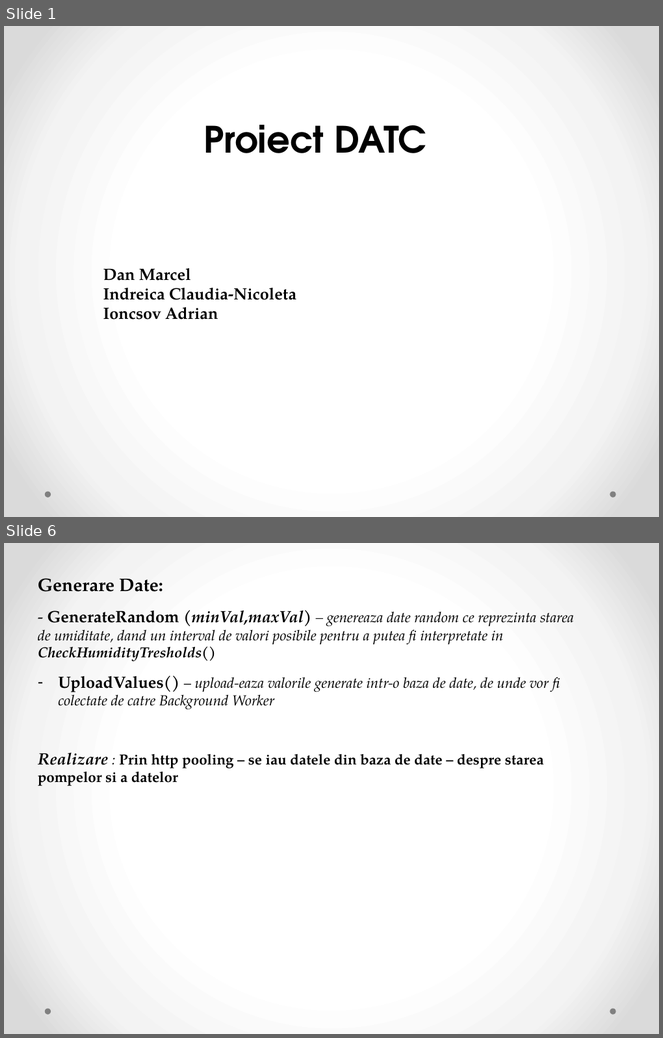
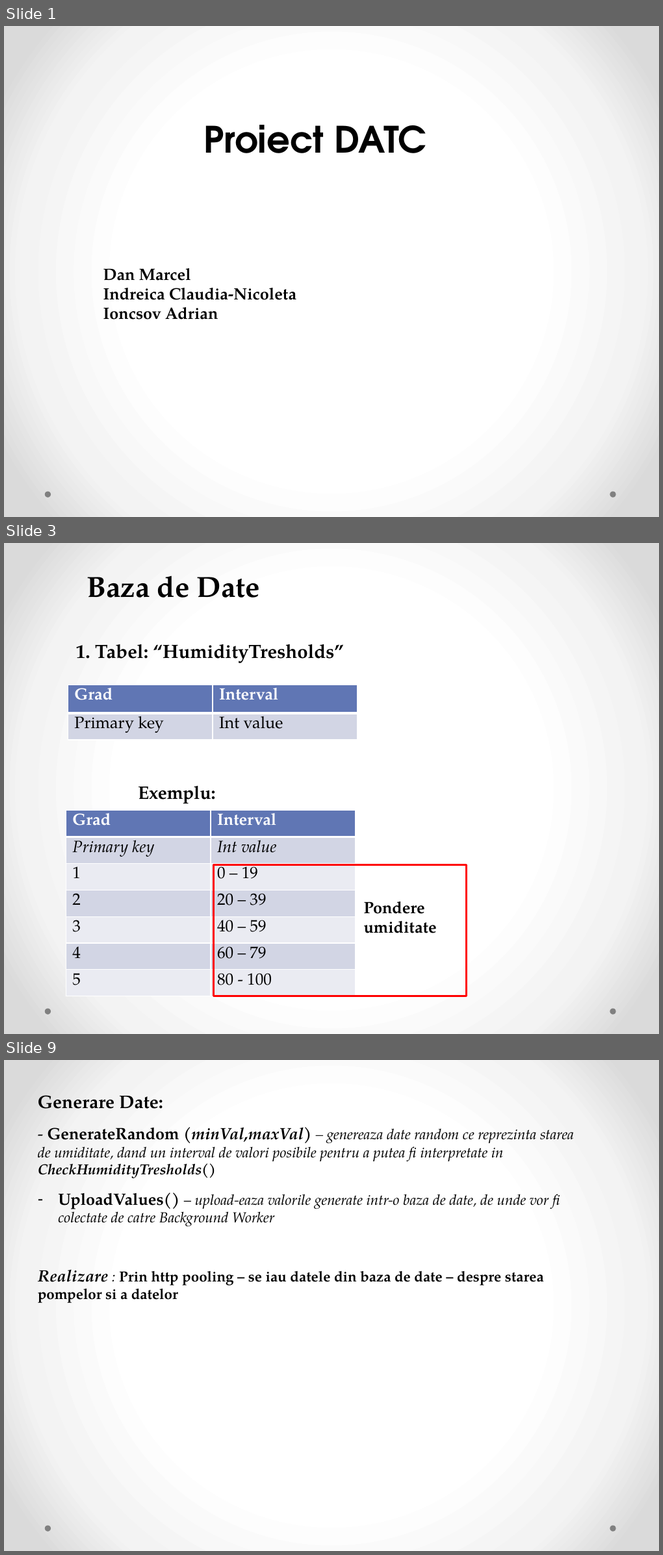
Before and after one commit to diercan/DATC-2018, a slide deck: Indreica_Claudia-Nicoleta/Proiect_Datc/ProiectDATC.pptx. Shown one above the other, each under a label of ours: slides 1 and 6 before the commit, slides 1, 3 and 9 after it; the slides between them are not shown. The pictures are 663x1038 and 663x1555 pixels, drawn with LibreOffice and Linux fonts; fonts in the diff are those of the drawing. Boxes give left, top, right and bottom in pixels: in the first picture for what was removed or moved away, otherwise in the second. Text is boxed around its words. In the diff, an @@ line names an element or a change of style, - is before the commit and + after.

```diff
--- a/Indreica_Claudia-Nicoleta/Proiect_Datc/ProiectDATC.pptx
+++ b/Indreica_Claudia-Nicoleta/Proiect_Datc/ProiectDATC.pptx
@@ slide 3 added at bbox=[4, 543, 659, 1034], background gradient #FFFFFF to #F4F4F4 to #DADADA; not listed: 2 template elements that a slide beside it also shows @@
@@ text added at bbox=[87, 575, 260, 598], 32 pt, text #000000, bold @@
+Baza de Date
@@ text added at bbox=[76, 644, 344, 663], 21 pt, text #000000, bold @@
+1. Tabel: “HumidityTresholds”
@@ table added at bbox=[68, 685, 358, 740], 2 rows, 2 columns @@
+Grad | Interval
+Primary key | Int value
@@ text added at bbox=[138, 786, 216, 804], 20 pt, text #000000, bold @@
+Exemplu:
@@ table added at bbox=[66, 810, 356, 997], 7 rows, 2 columns @@
+Grad | Interval
+Primary key | Int value
+1 | 0 – 19
+2 | 20 – 39
+3 | 40 – 59
+4 | 60 – 79
+5 | 80 - 100
@@ rectangle added at bbox=[214, 865, 467, 997], outline #FF0000 2.25 pt @@
@@ text added at bbox=[364, 902, 437, 934], 18 pt, text #000000, bold @@
+Pondere
+umiditate
@@ what was slide 6 is now slide 9 @@
```
Also in this commit, not shown: 4 slides changed, 2 other slides added, 18 other files.
